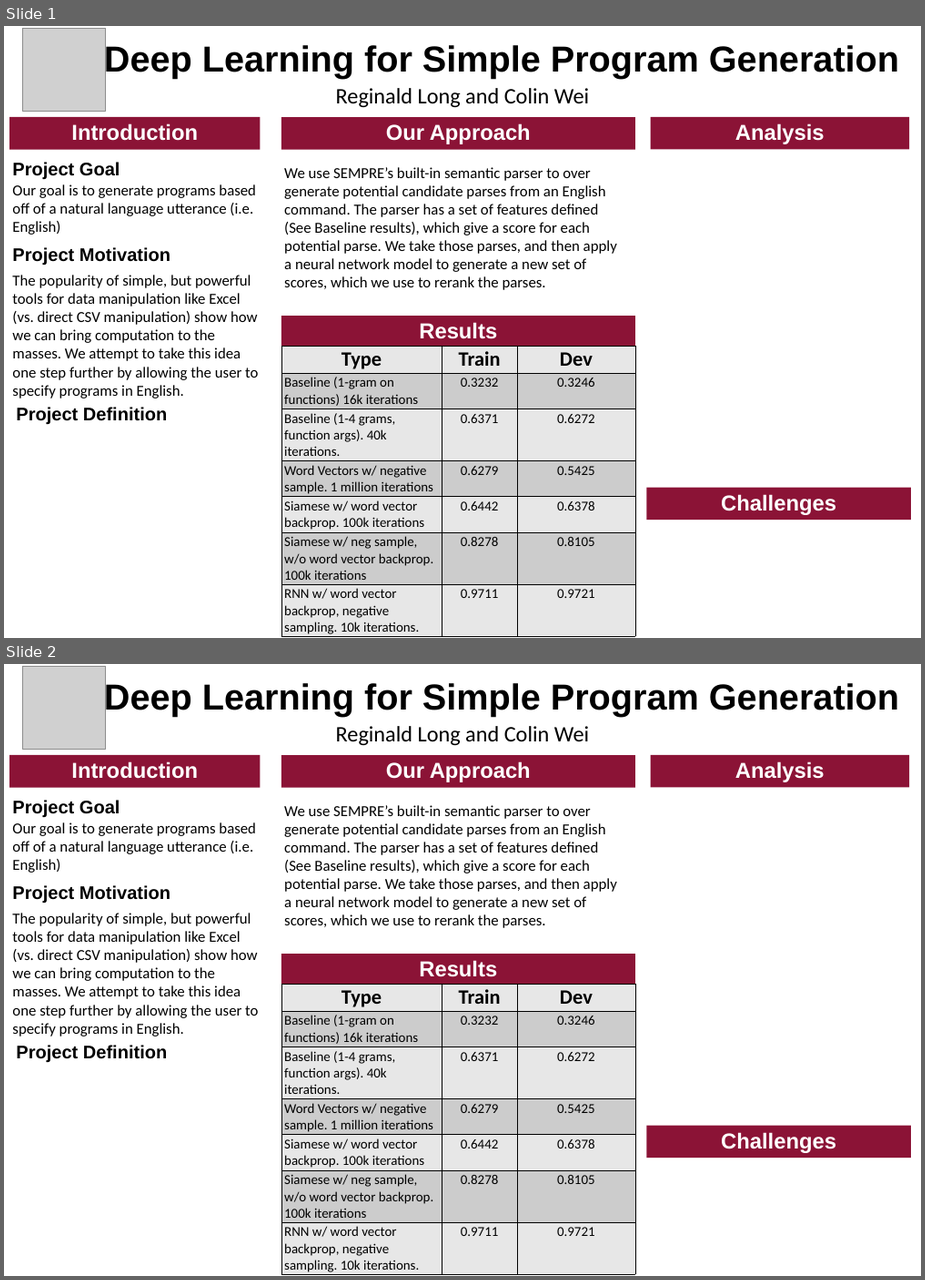
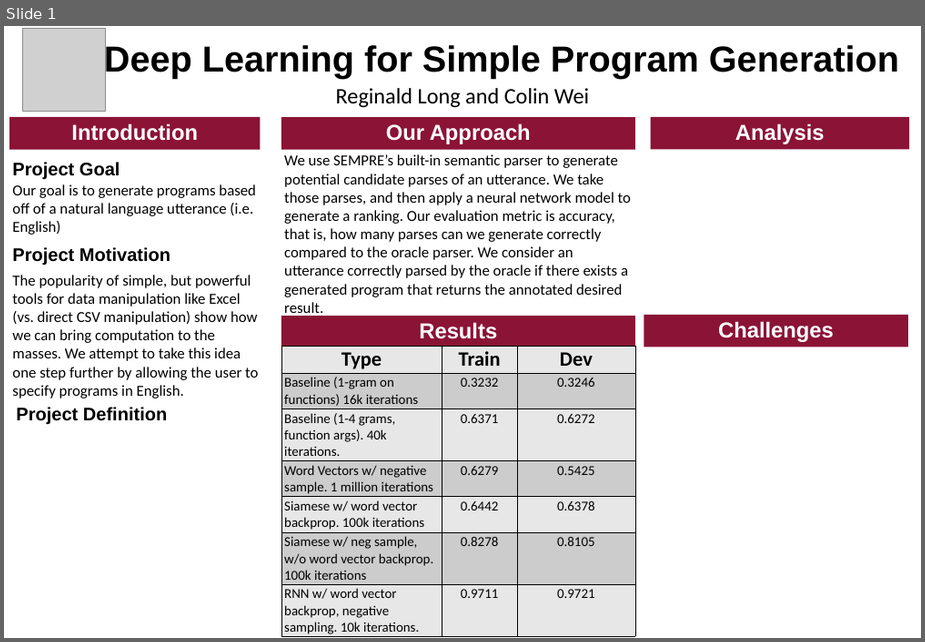
Before and after one commit to reggylong/program, a slide deck: poster.pptx. Shown one above the other, each under a label of ours: slides 1 and 2 before the commit, slide 1 after it. The pictures are 925x1280 and 925x642 pixels, drawn with LibreOffice and Linux fonts; fonts in the diff are those of the drawing; grey boxes stand for pictures. Boxes give left, top, right and bottom in pixels: in the first picture for what was removed or moved away, otherwise in the second. Text is boxed around its words. In the diff, an @@ line names an element or a change of style, - is before the commit and + after.

Commit message:
Added approach section

```diff
--- a/poster.pptx
+++ b/poster.pptx
@@ slide 2 removed at (x1=4, y1=664, x2=921, y2=1276), background #FFFFFF @@
@@ picture removed at (x1=22, y1=666, x2=105, y2=749) @@
@@ text removed at (x1=104, y1=680, x2=899, y2=716) @@
-Deep Learning for Simple Program Generation
@@ text removed at (x1=336, y1=726, x2=589, y2=745) @@
-Reginald Long and Colin Wei
@@ rectangle removed at (x1=9, y1=755, x2=260, y2=787) @@
-Introduction
@@ rectangle removed at (x1=282, y1=755, x2=636, y2=787) @@
-Our Approach
@@ rectangle removed at (x1=651, y1=755, x2=909, y2=788) @@
-Analysis
@@ text removed at (x1=12, y1=800, x2=120, y2=817) @@
-Project Goal
@@ text removed at (x1=12, y1=822, x2=256, y2=872) @@
-Our goal is to generate programs based off of a natural language utterance (i.e. English)
@@ text removed at (x1=284, y1=805, x2=617, y2=928) @@
-We use SEMPRE’s built-in semantic parser to over generate potential candidate parses from an English command. The parser has a set of features defined (See Baseline results), which give a score for each potential parse. We take those parses, and then apply a neural network model to generate a new set of scores, which we use to rerank the parses.
@@ text removed at (x1=12, y1=885, x2=171, y2=902) @@
-Project Motivation
@@ text removed at (x1=12, y1=912, x2=258, y2=1036) @@
-The popularity of simple, but powerful tools for data manipulation like Excel (vs. direct CSV manipulation) show how we can bring computation to the masses. We attempt to take this idea one step further by allowing the user to specify programs in English.
@@ rectangle removed at (x1=282, y1=953, x2=636, y2=983) @@
-Results
@@ table removed at (x1=282, y1=983, x2=636, y2=1276), 7 rows, 3 columns @@
-Type | Train | Dev
-Baseline (1-gram on functions) 16k iterations | 0.3232 | 0.3246
-Baseline (1-4 grams, function args). 40k iterations. | 0.6371 | 0.6272
-Word Vectors w/ negative sample. 1 million iterations | 0.6279 | 0.5425
-Siamese w/ word vector backprop. 100k iterations | 0.6442 | 0.6378
-Siamese w/ neg sample, w/o word vector backprop. 100k iterations | 0.8278 | 0.8105
-RNN w/ word vector backprop, negative sampling. 10k iterations. | 0.9711 | 0.9721
@@ text removed at (x1=16, y1=1044, x2=167, y2=1062) @@
-Project Definition
@@ rectangle removed at (x1=647, y1=1125, x2=911, y2=1157) @@
-Challenges
@@ slide 1 changed as well @@
@@ text at (x1=284, y1=154, x2=631, y2=316): text changed @@
-We use SEMPRE’s built-in semantic parser to over generate potential candidate parses from an English command. The parser has a set of features defined (See Baseline results), which give a score for each potential parse. We take those parses, and then apply a neural network model to generate a new set of scores, which we use to rerank the parses.
+We use SEMPRE’s built-in semantic parser to generate potential candidate parses of an utterance. We take those parses, and then apply a neural network model to generate a ranking. Our evaluation metric is accuracy, that is, how many parses can we generate correctly compared to the oracle parser. We consider an utterance correctly parsed by the oracle if there exists a generated program that returns the annotated desired result.
@@ rectangle "Challenges" moved from (x1=647, y1=487, x2=911, y2=519) to (x1=644, y1=314, x2=909, y2=346) @@
```
